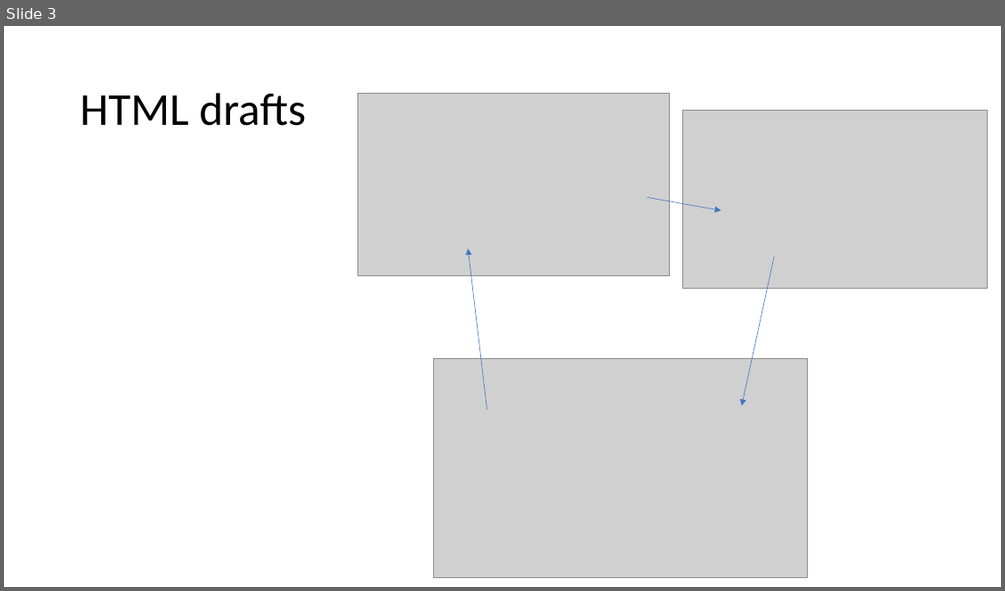
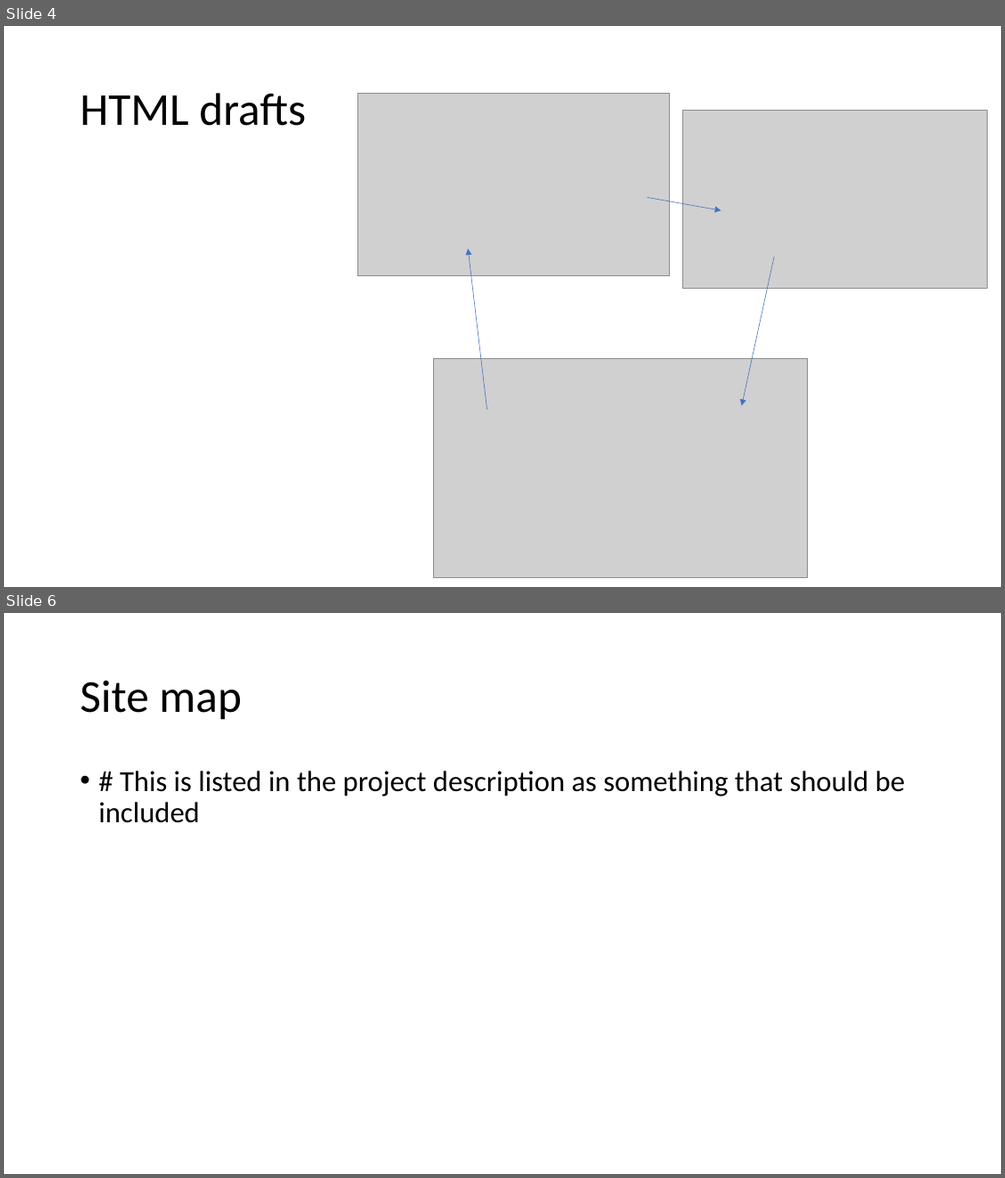
Before and after one commit to jkunnas58/dat250_netbank_fall_2020, a slide deck: Project_report_group_9.pptx. Shown one above the other, each under a label of ours: slide 3 before the commit, slides 4 and 6 after it; the slides between them are not shown. The pictures are 1005x591 and 1005x1178 pixels, drawn with LibreOffice and Linux fonts; fonts in the diff are those of the drawing; grey boxes stand for pictures. Boxes give left, top, right and bottom in pixels: in the first picture for what was removed or moved away, otherwise in the second. Text is boxed around its words. In the diff, an @@ line names an element or a change of style, - is before the commit and + after.

```diff
--- a/Project_report_group_9.pptx
+++ b/Project_report_group_9.pptx
@@ slide 6 added at (4, 613, 1001, 1174), background #FFFFFF @@
@@ title added at (80, 680, 241, 720), 44 pt, text #000000 @@
+Site map
@@ text added at (98, 771, 905, 823), 28 pt, text #000000 @@
+• # This is listed in the project description as something that should be included
@@ what was slide 3 is now slide 4 @@
```
Also in this commit, not shown: 3 slides changed, 16 other slides added, 1 other file.
